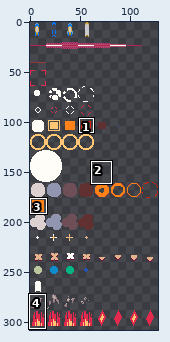
File history of a sprite sheet, src/resource/img/bulletPattern.png. Above: a wide view before the commit, with the close-up outlined.
Close-up. Before the edit:
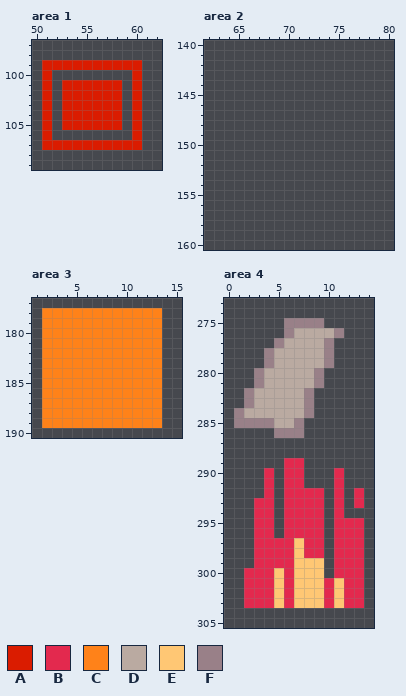
The file is 128x320 pixels. Shown: area 1: x 50..62, y 97..109; area 2: x 62..80, y 140..160; area 3: x 1..15, y 177..190; area 4: x 0..14, y 273..305. The wide view leaves out empty margins. The commit also changed other parts of the picture, which this record leaves out.
Palette (. is transparent): A #da1c00  B #e3294e  C #ff8219  D #baaaa1  E #ffc774  F #998088
The same view after the edit:
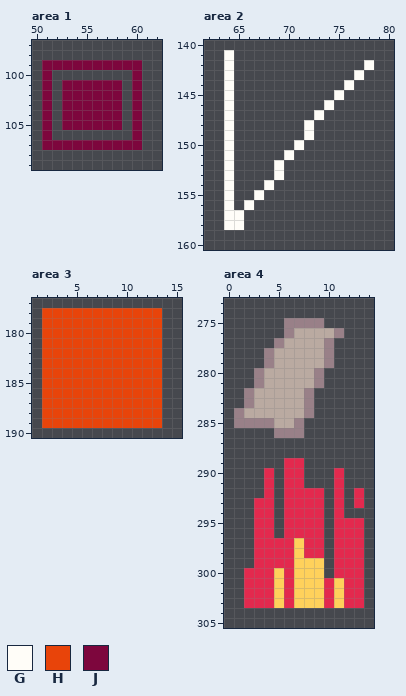
Colours new in this view: G #fffdf8  H #e8440a  J #7d063d
Diff:
Colour E changes from #ffc774 to #ffd15b.
Area 1:
Colour A becomes colour J in row 99 at x 51 to 60; in row 100 at x 51 and 60; in rows 101 to 105 at x 51, 53 to 58 and 60; in row 106 at x 51 and 60; in row 107 at x 51 to 60.
Area 2:
The author put colour G in row 141 at x 64; in row 142 at x 64 and 78; in row 143 at x 64 and 77; in row 144 at x 64 and 76; in row 145 at x 64 and 75; in row 146 at x 64 and 74.
The author put colour G in row 147 at x 64 and 73; in rows 148 to 149 at x 64 and 72; in row 150 at x 64 and 71; in row 151 at x 64 and 70; in rows 152 to 153 at x 64 and 69; in row 154 at x 64 and 68.
The author put colour G in row 155 at x 64 and 67; in row 156 at x 64 and 66; in rows 157 to 158 at x 64 to 65.
Area 3:
Colour C becomes colour H in rows 178 to 189 at x 2 to 13.
Where, in picture pixels (left, top, right, bottom), the same in both close-ups:
changed: (42, 60, 142, 150)
added: (224, 50, 374, 230)
changed: (42, 308, 162, 428)
changed: (274, 538, 344, 608)
